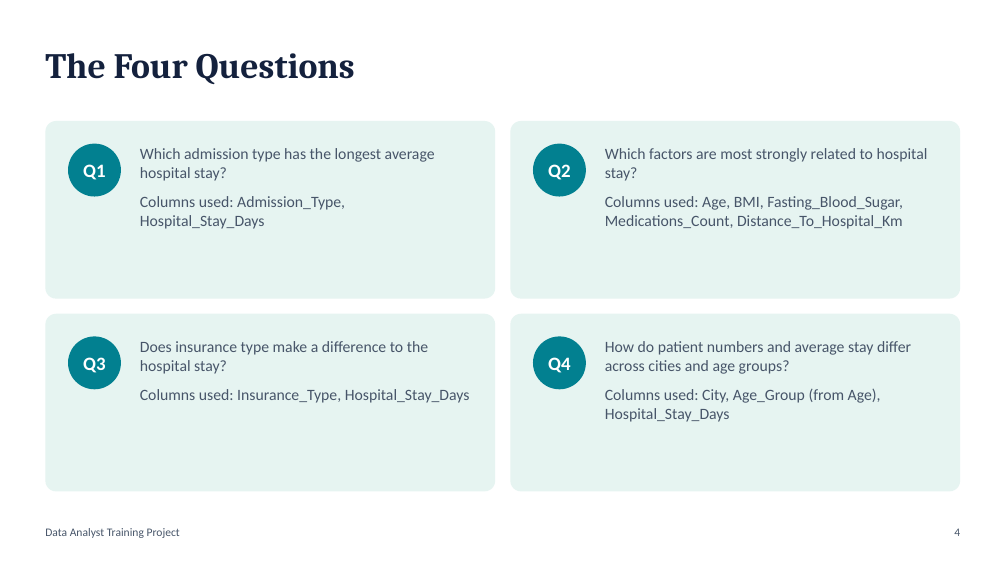
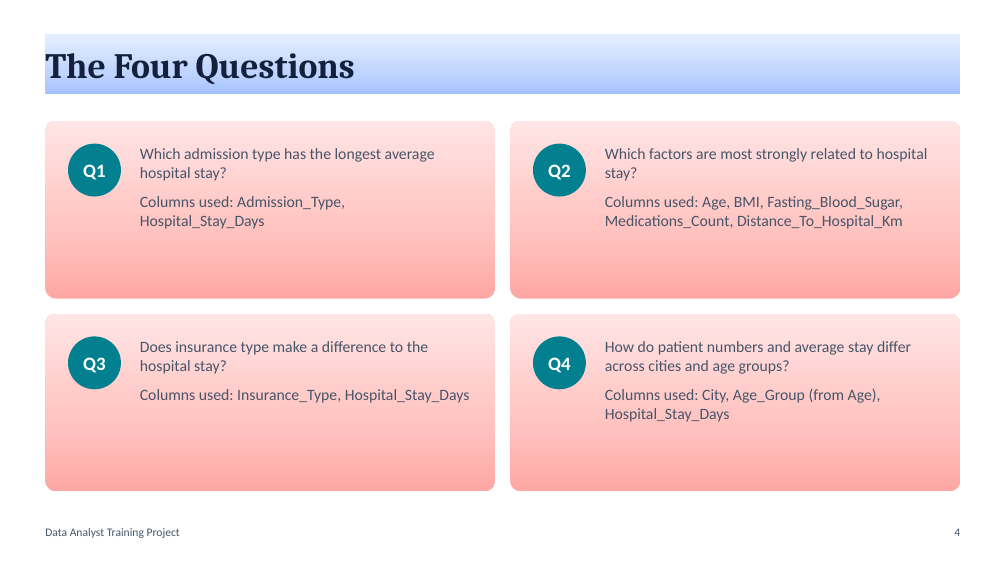
Before and after one commit to sakshiship-it/DATA-ANALYTICS-PROJECT, a slide deck: slide 4 of documents/Healthcare_Project_Presentation.pptx. Drawn at 1008x567 pixels with LibreOffice and Linux fonts; fonts in the diff are those of the drawing. Boxes give left, top, right and bottom in pixels: in the first picture for what was removed or moved away, otherwise in the second. Text is boxed around its words. In the diff, an @@ line names an element or a change of style, - is before the commit and + after.

```diff
--- a/documents/Healthcare_Project_Presentation.pptx
+++ b/documents/Healthcare_Project_Presentation.pptx
@@ rectangle "The Four Questions": place and size @@
-rectangle "The Four Questions" at bbox=[45, 53, 355, 84]
+rectangle "The Four Questions" at bbox=[45, 34, 960, 95]
@@ rectangle "The Four Questions" at bbox=[45, 34, 960, 95]: fill none to gradient #A4C4FF to #BFD4FF to #E6EEFF @@
@@ fill #E6F4F1 to gradient #FFA6A5 to #FFC0BF to #FFE7E7 in 4 elements at bbox=[45, 121, 495, 299], bbox=[510, 121, 960, 299], bbox=[45, 314, 495, 492], bbox=[510, 314, 960, 492] @@
```
Also in this commit, not shown: 14 other slides changed, 1 other file.
